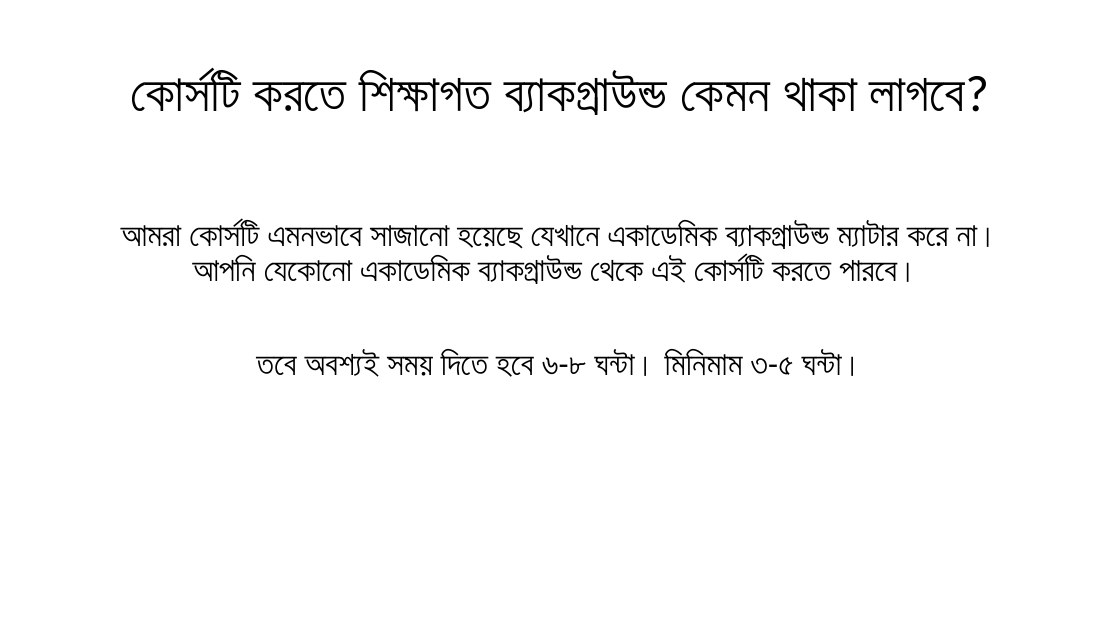
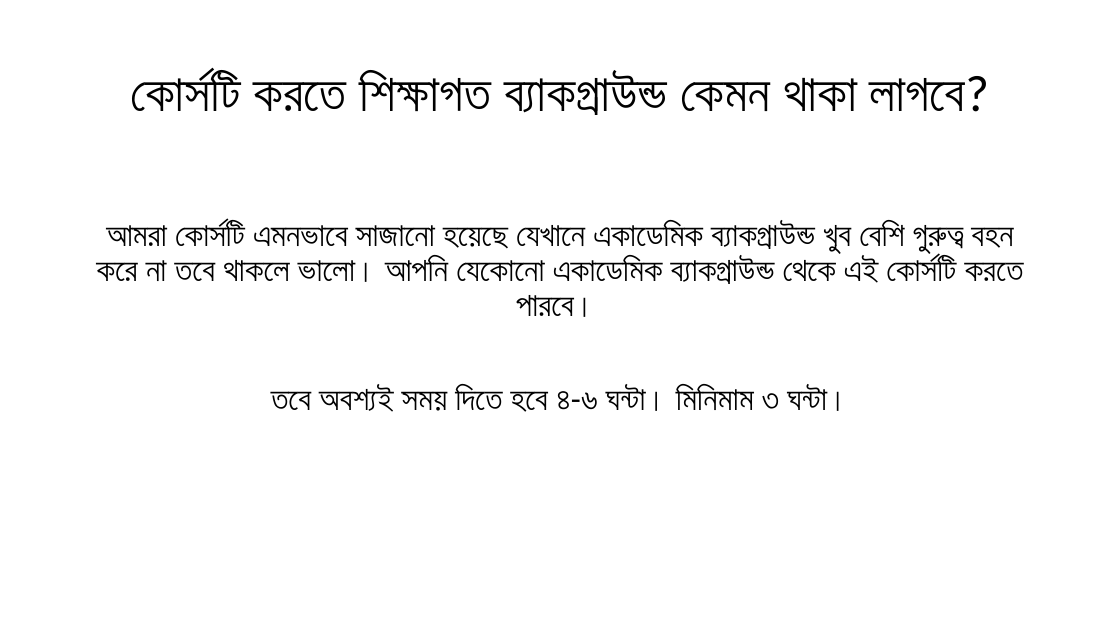
Before and after one commit to rhidoyhasanmahmud/Learn-Python-the-Hard-Way-with-Django, a slide deck: slide 4 of _01_Orientation_Class/Class_00.pptx. Drawn at 1120x630 pixels with LibreOffice and Linux fonts; fonts in the diff are those of the drawing. Boxes give left, top, right and bottom in pixels: in the first picture for what was removed or moved away, otherwise in the second. Text is boxed around its words. In the diff, an @@ line names an element or a change of style, - is before the commit and + after.

```diff
--- a/_01_Orientation_Class/Class_00.pptx
+++ b/_01_Orientation_Class/Class_00.pptx
@@ text at (96, 220, 1024, 412): text changed @@
-আমরা কোর্সটি এমনভাবে সাজানো হয়েছে যেখানে একাডেমিক ব্যাকগ্রাউন্ড ম্যাটার করে না। আপনি যেকোনো একাডেমিক ব্যাকগ্রাউন্ড থেকে এই কোর্সটি করতে পারবে।
-তবে অবশ্যই সময় দিতে হবে ৬-৮ ঘন্টা। মিনিমাম ৩-৫ ঘন্টা।
+আমরা কোর্সটি এমনভাবে সাজানো হয়েছে যেখানে একাডেমিক ব্যাকগ্রাউন্ড খুব বেশি গুরুত্ব বহন করে না তবে থাকলে ভালো। আপনি যেকোনো একাডেমিক ব্যাকগ্রাউন্ড থেকে এই কোর্সটি করতে পারবে।
+তবে অবশ্যই সময় দিতে হবে ৪-৬ ঘন্টা। মিনিমাম ৩ ঘন্টা।
```
Also in this commit, not shown: 4 other slides changed, 1 slide added, 6 slides removed, 1 other file.
